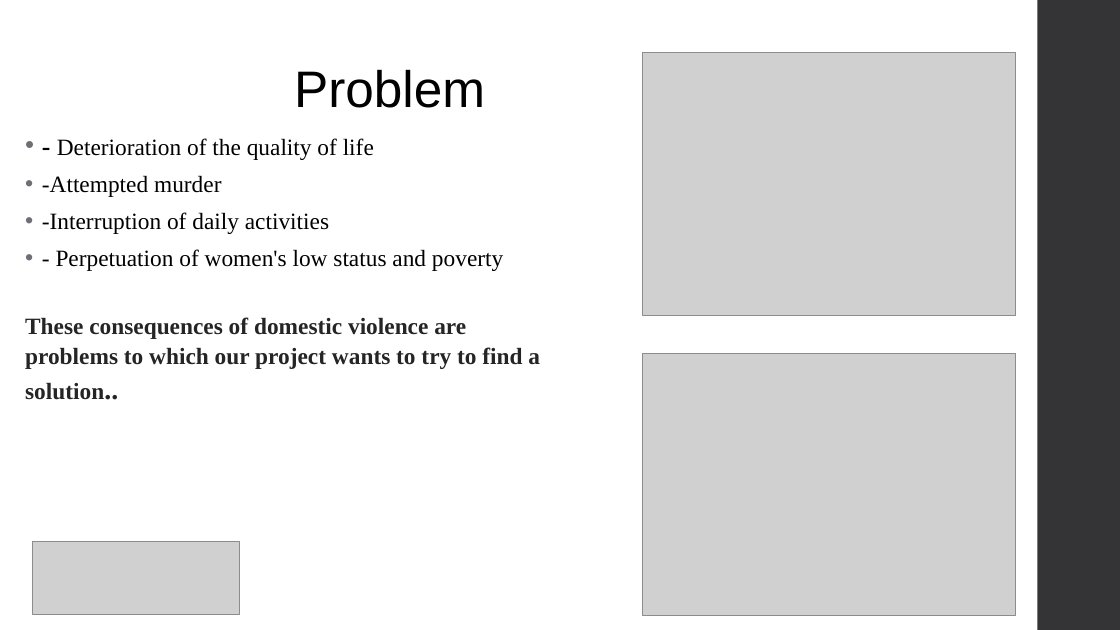
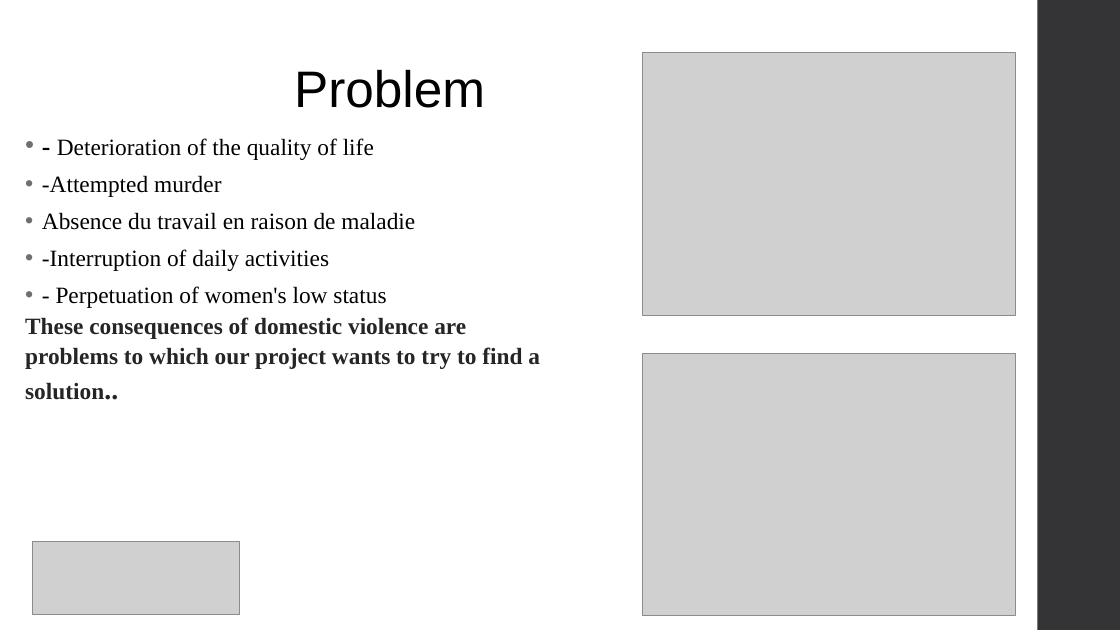
Before and after one commit to kettenieF20/Final-Capstone-Project, a slide deck: slide 6 of Domestic_Violence_on_woman_Ketenie_Flore recent (1).pptx (slide 4 before the commit). Drawn at 1120x630 pixels with LibreOffice and Linux fonts; fonts in the diff are those of the drawing; grey boxes stand for pictures. Boxes give left, top, right and bottom in pixels: in the first picture for what was removed or moved away, otherwise in the second. Text is boxed around its words. In the diff, an @@ line names an element or a change of style, - is before the commit and + after.

```diff
--- a/Domestic_Violence_on_woman_Ketenie_Flore recent (1).pptx
+++ b/Domestic_Violence_on_woman_Ketenie_Flore recent (1).pptx
@@ text at [42, 212, 415, 230]: paragraph added @@
+• Absence du travail en raison de maladie
@@ text at [56, 286, 386, 308]: text changed @@
-• - Perpetuation of women's low status and poverty
+• - Perpetuation of women's low status
```
Also in this commit, not shown: 11 other slides changed, 7 slides added, 2 slides removed.
